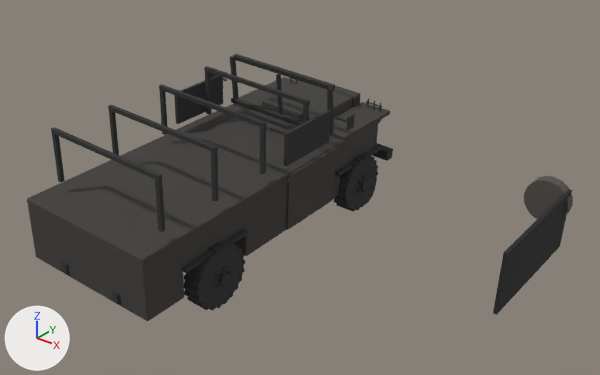
The glTF model assets/models/veh/wreck_truck.glb as it was, and as the next commit left it.
Both versions are drawn from a 50 mm camera at (2.19, -2.72, 3.31) aimed at (0.05, -0.05, 1.65). The axes (+X, +Y, +Z) are drawn at lower left. The lights are the same throughout. The first picture is the older version. Where no turn or scale is listed for an object, it has been applied to the vertices. Vertices at exactly the same position are counted once.

The first picture shows 'wreck_truck'.
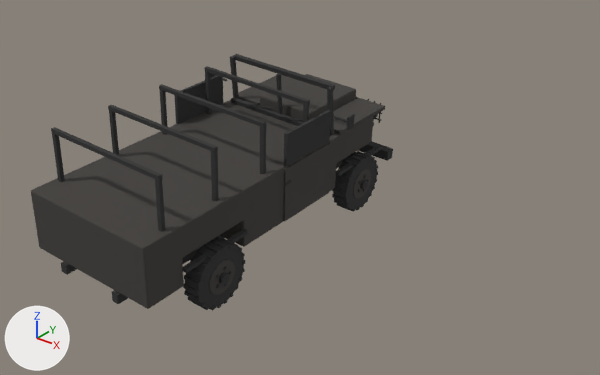
The newer file is also rescaled (x2.562), turned or shifted as a whole; pictures and numbers use the older file's frame.

The edits, one by one:
me_cube_003 is used by ob_wreck_truck; location (-0.831, 0.874, 1.23).
me_cube_003 had 2164 vertices, 3704 faces and spanned x 0.0..1.82, y -1.82..0.0, z 0.0..0.82.
me_cube_003 now has 2164 vertices, 3704 faces and spans x 0.0..0.9, y -1.82..0.0, z 0.0..0.82.
me_cube_003 part 1: the loose piece of 252 vertices spanning x 0.03..0.8, y -1.82..-0.11, z 0.12..0.52 is scaled about its middle by 0.96, then moved by (0.03, -0.03, 0.06).
me_cube_003 part 2: the loose piece of 8 vertices spanning x 0.04..0.23, y -0.45..-0.02, z 0.5..0.55 is moved by (0.04, -0.06, 0.05).
me_cube_003 part 3: the loose piece of 8 vertices spanning x 0.59..0.78, y -0.44..-0.01, z 0.47..0.51 is moved by (0.02, -0.06, 0.05).
me_cube_003 part 4: the loose piece of 56 vertices spanning x 0.23..0.59, y -0.46..-0.02, z 0.48..0.59 is moved by (0.03, -0.06, 0.05).
me_cube_003 part 5: the loose piece of 8 vertices spanning x 0.76..0.8, y -0.9..-0.52, z 0.15..0.46 is moved by (0.01, -0.04, 0.06).
me_cube_003 part 6: the loose piece of 56 vertices spanning x 0.77..0.8, y -0.33..-0.16, z 0.04..0.21 is moved by (0.01, -0.06, 0.07).
me_cube_003 part 7: the loose piece of 32 vertices spanning x 1.59..1.82, y -0.07..0.0, z 0.16..0.38 is scaled about its middle by 0.331, then moved by (-1.01, -0.04, 0.22).
me_cube_003 part 8: the loose piece of 8 vertices spanning x 1.77..1.82, y -0.71..0.0, z 0.0..0.34 is scaled about its middle by 0.39, then moved by (-1.0, -0.4, 0.42).
Other edits to the shape of me_cube_003 do not show in these pictures.

Where the change shows, as pixel boxes [x1, y1, x2, y2] in the pictures (600 x 375 px; the box of a moved part takes in the faces that stretch with it):
'wreck_truck', reshaped (34% narrower): before [27, 54, 573, 321]; after [31, 54, 393, 310]
part 1 of me_cube_003, moved or reshaped: before [27, 104, 378, 321]; after [31, 100, 374, 309]
part 2 of me_cube_003, moved or reshaped: before [239, 77, 300, 106]; after [238, 75, 295, 106]
part 3 of me_cube_003, moved or reshaped: before [330, 102, 390, 141]; after [333, 97, 385, 135]
part 4 of me_cube_003, moved or reshaped: before [262, 82, 360, 120]; after [260, 74, 356, 120]
part 5 of me_cube_003, moved or reshaped: before [286, 148, 336, 230]; after [283, 142, 332, 222]
part 6 of me_cube_003, moved or reshaped: before [364, 182, 376, 205]; after [353, 169, 371, 198]
part 7 of me_cube_003, moved or reshaped (mostly hidden afterwards): before [524, 176, 573, 219]; after [373, 114, 378, 119]
part 8 of me_cube_003, moved or reshaped (not visible afterwards): before [493, 189, 572, 315]
